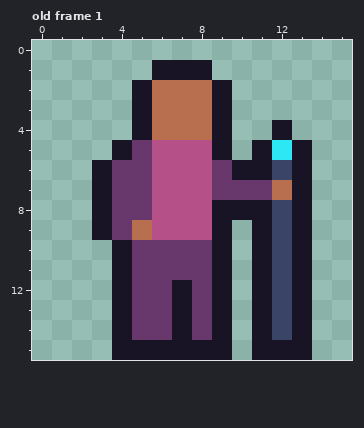
File history of a pixel-art file, core/assets/bishop-idle.ase. Above, as it was before the edit.
16x16 pixels, 1 frame. Shown: old frame 1. The commit also changed other frames, which this record leaves out.
After:
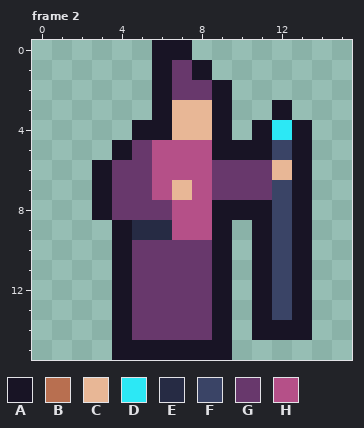
Palette (. is transparent): A #181425  B #b86f50  C #e8b796  D #2ce8f5  E #262b44  F #3a4466  G #68386c  H #b55088
A new or re-ordered frame is compared with the old frame closest to it.
Diff:
frames 1 -> 4
--- frame 2 is new; against old frame 1
@@ x 0..15 @@
- 0 ................
- 1 ......AAA.......
- 2 .....ABBBA......
- 3 .....ABBBA......
- 4 .....ABBBA..A...
- 5 ....AGHHHA.ADA..
- 6 ...AGGHHHGAAFA..
- 7 ...AGGHHHGGGBA..
- 8 ...AGGHHHAAAFA..
- 9 ...AGBHHHA.AFA..
+ 0 ......AA........
+ 1 ......AGA.......
+ 2 ......AGGA......
+ 3 ......ACCA..A...
+ 4 .....AACCA.ADA..
+ 5 ....AGHHHAAAFA..
+ 6 ...AGGHHHGGGCA..
+ 7 ...AGGHCHGGGFA..
+ 8 ...AGGGHHAAAFA..
+ 9 ....AEEHHA.AFA..
 10 ....AGGGGA.AFA..
 11 ....AGGGGA.AFA..
-12 ....AGGAGA.AFA..
-13 ....AGGAGA.AFA..
-14 ....AGGAGA.AFA..
-15 ....AAAAAA.AAA..
+12 ....AGGGGA.AFA..
+13 ....AGGGGA.AFA..
+14 ....AGGGGA.AAA..
+15 ....AAAAAA......
Where, in picture pixels (left, top, right, bottom), the same in both pictures:
changed: (92, 40, 312, 360)
